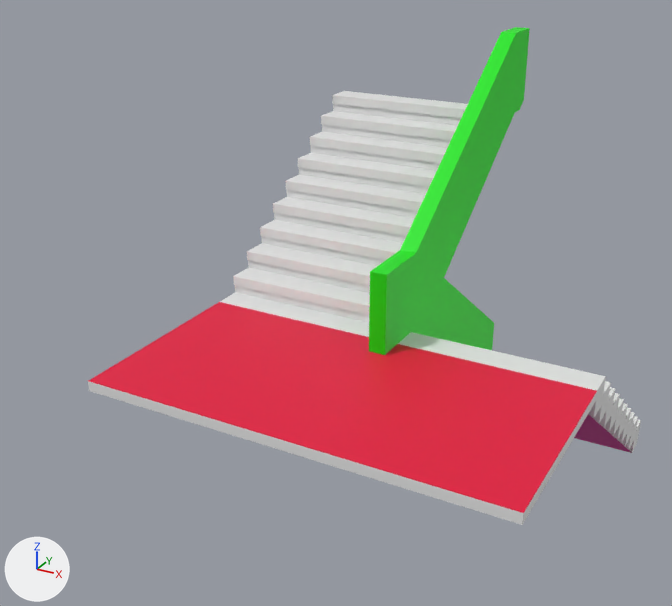
One commit to the Blender file Assets/BlenderFiles/Treppe.blend: the scene before it, then after it.
Both versions are drawn from a camera (50 mm lens) standing at (3.44, -10.11, 5.7) and looking at (-0.59, -2.77, 2.03). Lighting does not change. The marker at lower left points along +X, +Y and +Z.

The first picture shows 'Treppe.005'.
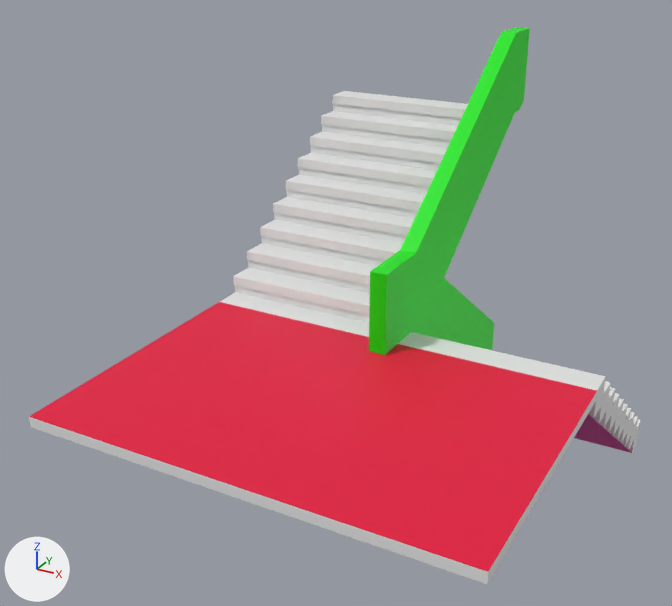
Changed parts and their boxes (x1, y1, x2, y2) in the pictures (672 x 606 px):
'Treppe.005', reshaped (11% wider, 12% taller)
    before: (88, 27, 641, 525)
    after: (29, 27, 641, 584)
part 1 of me_cube_028, built on
    before: (88, 381, 523, 525)
    after: (29, 381, 523, 584)

The change, as a list of edits to the scene's bpy script:
```text
Change me_cube_028:
    used by ob_treppe_005; location = (0.0, 0.0, 0.0)
    remove me_cube_028.from_pydata(...)  # 476 vertices, 467 faces; spans x -2.0..2.0, y -4.77..0.57, z -0.28..4.31
    add me_cube_028.from_pydata(...)  # 486 vertices, 477 faces; spans x -2.0..2.0, y -5.47..0.57, z -0.28..4.31
    me_cube_028 part 1
    4 faces are deleted
    10 new vertices lie (0.0, -0.7, 0.0) away from vertices in x -2.0..2.0, y -4.77, z 1.65..1.75
    4 new faces join them, mat_decke (pink #e700a4)
    4 new faces join them, mat_boden (pink #e7003c)
    6 new faces join them, mat_standard (white #e7e7e7)
```
